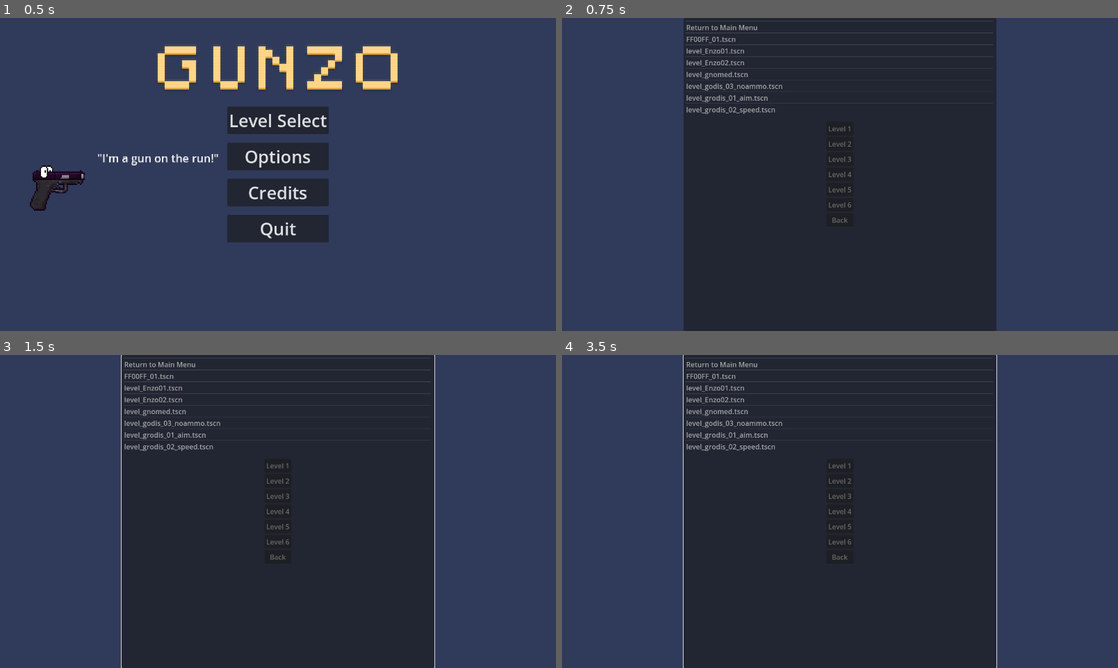
Above: before the commit, frames 1-4 (two rows, left to right).
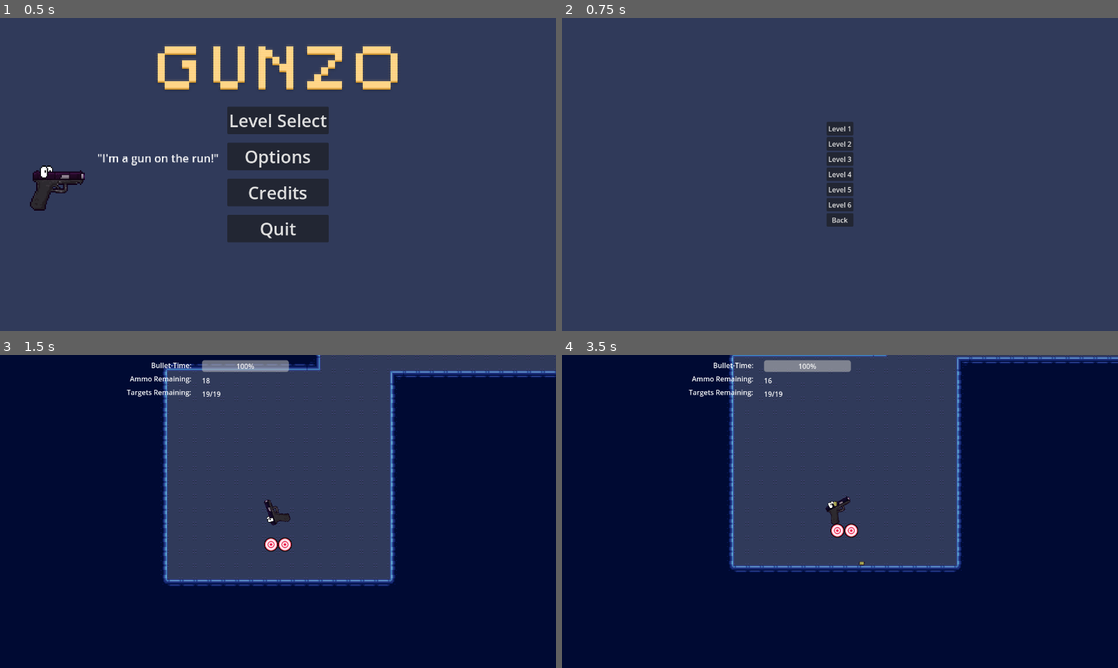
Above: after the commit, the same moments.

Repository: GamesFromANobody/JumpGun
Game: Godot game, scene res://Scenes/UI/main_menu.tscn
The game is run twice, just before and just after one commit, with the same random seed, the same clock (stepped at 60 frames per second) and the same inputs. Video files are missing from this copy of the repository; at most half a second of black plays in their place. Sound files missing from this copy of the repository are replaced by a short silence.
Inputs (mouse positions are in pixels of both pictures, inside the frame that each line leads up to):
- Up to frame 1 (0.5 s): no input
- Up to frame 2 (0.75 s): click "Level Select" at 0.5 s
- Up to frame 3 (1.5 s): click "Level 2" at 1.25 s
- Up to frame 4 (3.5 s): click (840, 495) at 2 s, where only the run before the commit has a clickable "Level 3"; click (840, 511) at 2.75 s, where only the run before the commit has a clickable "Level 4"

Frame 1 is identical in both runs. In frame 2, 54% of the frame differs, in the area x 21-79%, y 0-100%; in frame 3, 98%; in frame 4, 99%, in the area x 0-100%, y 0-100%.

Commit message:
restore menu scripts
looks like I forgot a couple of scripts for the menu

Diff:
--- a/jumpgun/Scripts/UI/level_select.gd
+++ b/jumpgun/Scripts/UI/level_select.gd
@@ -11,7 +11,8 @@
 # Called when the node enters the scene tree for the first time.
 func _ready() -> void:
 	$AspectRatioContainer/GunSelect.hide()
-	$AspectRatioContainer/ItemList.show()
+	#$AspectRatioContainer/ItemList.show()
+	$AspectRatioContainer/LevelSelect.show()
 	$AspectRatioContainer/ItemList.add_item("Return to Main Menu")
 	for file in DirAccess.open("res://Scenes/Levels/").get_files():
 		print(file)
@@ -38,6 +39,8 @@
 		get_tree().change_scene_to_file("res://Scenes/UI/main_menu.tscn")
 	else:
 		fileToLoad = "res://Scenes/Levels/" + levelList[index - 2]
+		#if fileToLoad.ends_with(".remap"):
+		#	fileToLoad.trim_suffix(".remap")
 		print(fileToLoad)
 		$AspectRatioContainer/ItemList.hide()
 		$AspectRatioContainer/GunSelect.show()
@@ -56,9 +59,30 @@
 	MusicController.levelLoad()
 
 func _on_weapon_back_pressed() -> void:
-	$AspectRatioContainer/ItemList.show()
+	#$AspectRatioContainer/ItemList.show()
+	$AspectRatioContainer/LevelSelect.show()
 	$AspectRatioContainer/GunSelect.hide()
 
 
-func _on_test_pressed() -> void:
+func _on_lvl_01_pressed() -> void:
+	get_tree().change_scene_to_file("res://Scenes/Levels/level_Enzo02.tscn")
+
+
+func _on_lvl_02_pressed() -> void:
+	get_tree().change_scene_to_file("res://Scenes/Levels/FF00FF_01.tscn")
+
+
+func _on_lvl_03_pressed() -> void:
+	get_tree().change_scene_to_file("res://Scenes/Levels/level_Enzo01.tscn")
+
+
+func _on_lvl_04_pressed() -> void:
+	get_tree().change_scene_to_file("res://Scenes/Levels/level_godis_03_noammo.tscn")
+
+
+func _on_lvl_05_pressed() -> void:
 	get_tree().change_scene_to_file("res://Scenes/Levels/level_grodis_01_aim.tscn")
+
+
+func _on_lvl_06_pressed() -> void:
+	get_tree().change_scene_to_file("res://Scenes/Levels/level_grodis_02_speed.tscn")
--- a/jumpgun/Scripts/UI/main_menu.gd
+++ b/jumpgun/Scripts/UI/main_menu.gd
@@ -1,9 +1,24 @@
 extends Control
 
+var ThingsTheMenuGunSays = [
+	"I'm a gun on the run!",
+	"Ah, shoot!",
+	"I'm still stuck on this stupid screen!",
+	"I forgot what I was gonna say...",
+	"Howdy!",
+	"Lock & Gluger's got nothin' on me! Nothin'!",
+	"No! Don't take me back to the gunsmith!",
+	"How many of these dumb quotes are they gonna make me say?",
+	"*Casually spams '14' while you're still here*",
+	"Those monsters nearly made me the BULLET instead!",
+	"Those monsters nearly made me a Trebuchet! Hmm...",
+	"So anyway, I started blastin'...",
+	"Those monsters used to dump me in acid!"
+]
 
 # Called when the node enters the scene tree for the first time.
 func _ready() -> void:
-	pass # Replace with function body.
+	menuGunQuoteChange()
 
 
 # Called every frame. 'delta' is the elapsed time since the previous frame.
@@ -11,15 +26,28 @@
 	pass
 
 
+func menuGunQuoteChange():
+	var i : int
+	if(Global.justLaunched == true):
+		Global.justLaunched = false
+		i = 0
+	else:
+		i = (randi() % ThingsTheMenuGunSays.size()) - 1
+	$CanvasLayer/MenuGun/TheMenuGunSays.set_deferred("text", str('"', ThingsTheMenuGunSays[i], '"'))
+
+
 func _on_level_select_pressed() -> void:
+	menuGunQuoteChange()
 	get_tree().change_scene_to_file("res://Scenes/UI/level_select.tscn")
 
 
 func _on_options_pressed() -> void:
+	menuGunQuoteChange()
 	get_tree().change_scene_to_file("res://Scenes/UI/options.tscn")
 
 
 func _on_credits_pressed() -> void:
+	menuGunQuoteChange()
 	get_tree().change_scene_to_file("res://Scenes/UI/credits.tscn")
 
 
